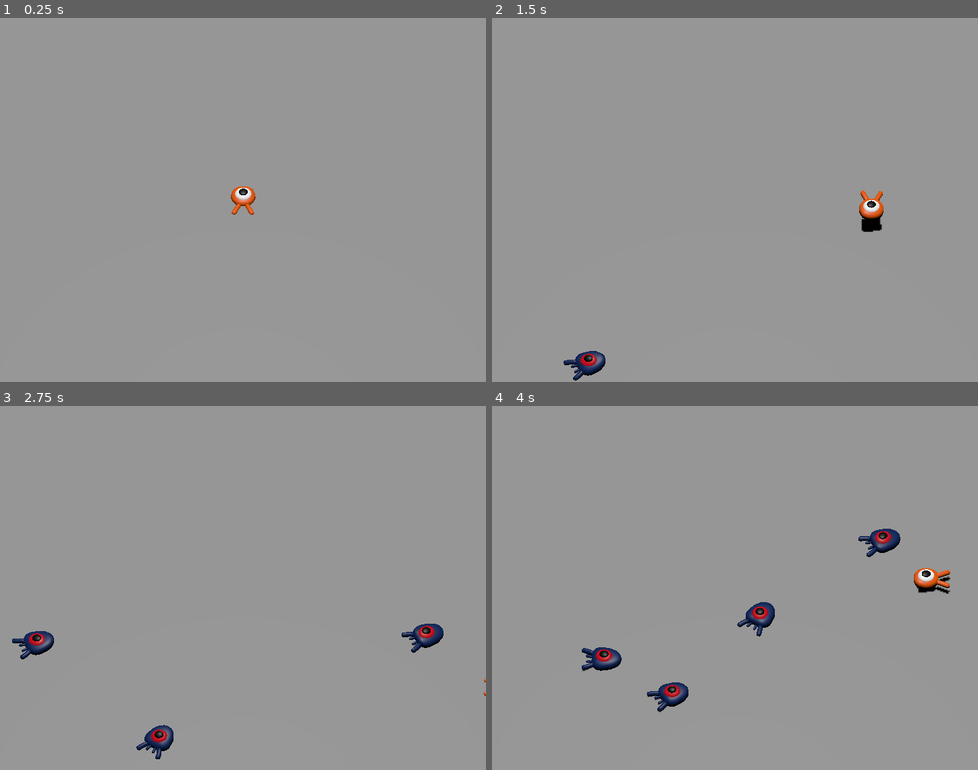
Above: before the commit, frames 1-4 (two rows, left to right).
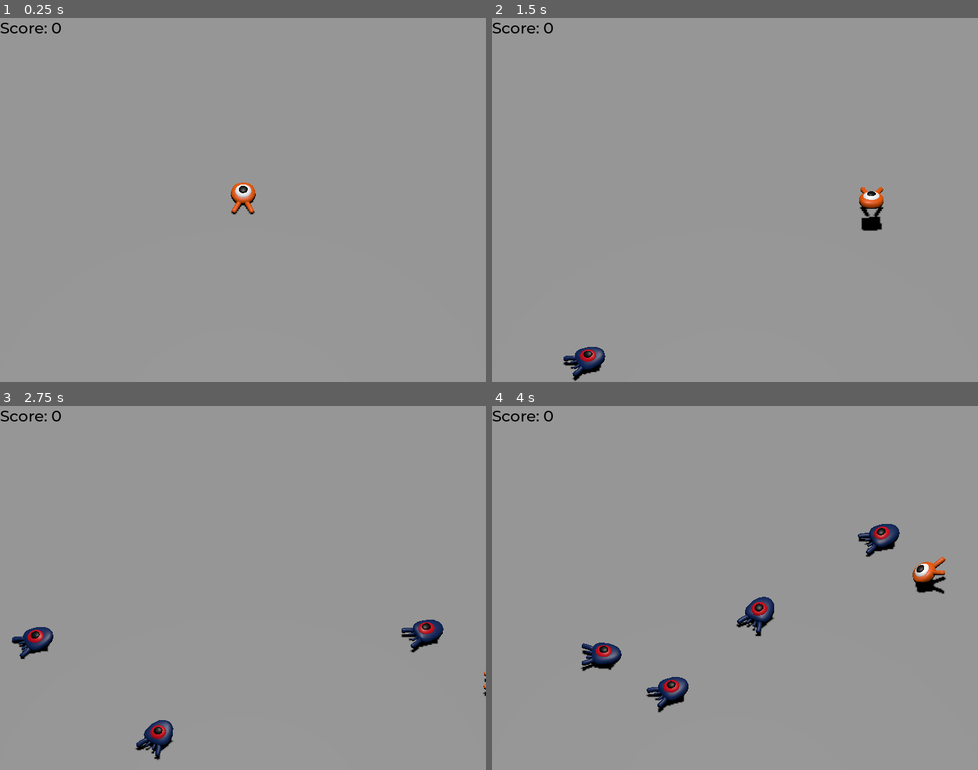
Above: after the commit, the same moments.

Repository: Ethan-Caracoglia/Squash-the-Creeps-EOC
Game: Godot game, scene res://Scenes/main.tscn
Two runs of this game, one before a commit and one after it. Both use one fixed random seed, a clock stepped at 60 frames per second and the inputs below.
Inputs:
- Up to frame 1 (0.25 s): no input
- Up to frame 2 (1.5 s): tap Enter (ui_accept) at 0.5 s; hold D (move_right) 0.53-1.28 s; hold Enter (ui_accept) 0.53-1.28 s; tap Space (jump) at 0.77, 0.8, 1.07, 1.35 s; hold S (move_down) from 1.28 s (still down)
- Up to frame 3 (2.75 s): tap Space (jump) at 1.52, 1.82, 2.3 s; tap Enter (ui_accept) at 1.55 s; release S (move_down) at 2.03 s; hold D (move_right) from 2.03 s (still down); hold Enter (ui_accept) from 2.03 s (still down)
- Up to frame 4 (4 s): release D (move_right) at 2.78 s; release Enter (ui_accept) at 2.78 s; hold Up (move_up) 2.78-3.53 s; tap Enter (ui_accept) at 2.85 s; tap Space (jump) at 3.02, 3.32, 3.6, 3.77 s; hold A (move_left) from 3.53 s (still down)

The runs differ from the first frame. In frame 1, 0.4% of the frame differs, in the area x 0-53%, y 1-55%; in frame 2, 1.0%; in frame 3, 1.4%; in frame 4, 2.4%, in the area x 0-95%, y 1-85%.

Commit message:
Completed the game tutorial

Diff:
--- a/Scenes/main.tscn
+++ b/Scenes/main.tscn
@@ -1,8 +1,10 @@
-[gd_scene load_steps=9 format=3 uid="uid://dbtcmbsnilprt"]
+[gd_scene load_steps=12 format=3 uid="uid://dbtcmbsnilprt"]
 
 [ext_resource type="PackedScene" uid="uid://bm53n76sgdj52" path="res://Scenes/player.tscn" id="1_8v2dy"]
 [ext_resource type="Script" path="res://Scripts/main.gd" id="1_qa580"]
 [ext_resource type="PackedScene" uid="uid://beht2ism1p6r6" path="res://Scenes/mob.tscn" id="2_t2y80"]
+[ext_resource type="FontFile" uid="uid://xkky05dwasph" path="res://fonts/Montserrat-Medium.ttf" id="4_disvo"]
+[ext_resource type="Script" path="res://Scenes/score_label.gd" id="5_3hujs"]
 
 [sub_resource type="BoxShape3D" id="BoxShape3D_hwggg"]
 size = Vector3(60, 2, 60)
@@ -24,6 +26,10 @@
 "tilts": PackedFloat32Array(0, 0, 0, 0, 0)
 }
 point_count = 5
+
+[sub_resource type="Theme" id="Theme_4431r"]
+default_font = ExtResource("4_disvo")
+default_font_size = 23
 
 [node name="main" type="Node"]
 script = ExtResource("1_qa580")
@@ -81,10 +87,54 @@
 curve = SubResource("Curve3D_bft56")
 
 [node name="spawn_location" type="PathFollow3D" parent="spawn_path"]
-transform = Transform3D(-0.999998, 0, 0.00149289, 0, 1, 0, -0.00149289, 0, -0.999998, 22, 0, -22)
+transform = Transform3D(-0.999997, 0, 0.00149289, 0, 1, 0, -0.00149289, 0, -0.999997, 22, 0, -22)
 
 [node name="mob_timer" type="Timer" parent="."]
 wait_time = 0.5
 autostart = true
 
+[node name="user_interface" type="Control" parent="."]
+layout_mode = 3
+anchors_preset = 15
+anchor_right = 1.0
+anchor_bottom = 1.0
+grow_horizontal = 2
+grow_vertical = 2
+theme = SubResource("Theme_4431r")
+
+[node name="score_label" type="Label" parent="user_interface"]
+layout_mode = 0
+offset_right = 40.0
+offset_bottom = 23.0
+theme_override_colors/font_color = Color(0, 0, 0, 1)
+text = "Score: 0"
+script = ExtResource("5_3hujs")
+
+[node name="retry" type="ColorRect" parent="user_interface"]
+layout_mode = 1
+anchors_preset = 15
+anchor_right = 1.0
+anchor_bottom = 1.0
+grow_horizontal = 2
+grow_vertical = 2
+color = Color(0.0627451, 0.0627451, 0.0627451, 0.352941)
+
+[node name="retry_button" type="Label" parent="user_interface/retry"]
+layout_mode = 1
+anchors_preset = 8
+anchor_left = 0.5
+anchor_top = 0.5
+anchor_right = 0.5
+anchor_bottom = 0.5
+offset_left = -146.0
+offset_top = -14.5
+offset_right = 146.0
+offset_bottom = 14.5
+grow_horizontal = 2
+grow_vertical = 2
+text = "Press `ENTER` to restart"
+
+[node name="AudioStreamPlayer" type="AudioStreamPlayer" parent="."]
+
+[connection signal="hit" from="player" to="." method="_on_player_hit"]
 [connection signal="timeout" from="mob_timer" to="." method="_on_mob_timer_timeout"]
--- a/Scenes/mob.tscn
+++ b/Scenes/mob.tscn
@@ -1,10 +1,73 @@
-[gd_scene load_steps=4 format=3 uid="uid://beht2ism1p6r6"]
+[gd_scene load_steps=7 format=3 uid="uid://beht2ism1p6r6"]
 
 [ext_resource type="Script" path="res://Scripts/mob.gd" id="1_kl0ii"]
 [ext_resource type="PackedScene" uid="uid://4dt8w3lykiv3" path="res://art/mob.glb" id="1_u5g7u"]
 
 [sub_resource type="SphereShape3D" id="SphereShape3D_6dlbr"]
 radius = 1.0
+
+[sub_resource type="Animation" id="Animation_t5vrg"]
+resource_name = "float"
+length = 1.2
+loop_mode = 1
+tracks/0/type = "value"
+tracks/0/imported = false
+tracks/0/enabled = true
+tracks/0/path = NodePath("pivot/character:position")
+tracks/0/interp = 1
+tracks/0/loop_wrap = true
+tracks/0/keys = {
+"times": PackedFloat32Array(0.3, 0.7, 1.2),
+"transitions": PackedFloat32Array(0.420448, 2, 1),
+"update": 0,
+"values": [Vector3(0, 0, 0), Vector3(0, 0.65, 0), Vector3(0, 0.35, 0)]
+}
+tracks/1/type = "value"
+tracks/1/imported = false
+tracks/1/enabled = true
+tracks/1/path = NodePath("pivot/character:rotation")
+tracks/1/interp = 1
+tracks/1/loop_wrap = true
+tracks/1/keys = {
+"times": PackedFloat32Array(0.1, 0.5, 1.2),
+"transitions": PackedFloat32Array(0.420448, 2, 1),
+"update": 0,
+"values": [Vector3(0, 0, 0), Vector3(0.139626, 0, 0), Vector3(-0.15708, 0, 0)]
+}
+
+[sub_resource type="Animation" id="Animation_47moi"]
+resource_name = "RESET"
+length = 1.2
+tracks/0/type = "value"
+tracks/0/imported = false
+tracks/0/enabled = true
+tracks/0/path = NodePath("pivot/character:position")
+tracks/0/interp = 1
+tracks/0/loop_wrap = true
+tracks/0/keys = {
+"times": PackedFloat32Array(0),
+"transitions": PackedFloat32Array(1),
+"update": 0,
+"values": [Vector3(0, 0.4875, 0)]
+}
+tracks/1/type = "value"
+tracks/1/imported = false
+tracks/1/enabled = true
+tracks/1/path = NodePath("pivot/character:rotation")
+tracks/1/interp = 1
+tracks/1/loop_wrap = true
+tracks/1/keys = {
+"times": PackedFloat32Array(0),
+"transitions": PackedFloat32Array(1),
+"update": 0,
+"values": [Vector3(0.0426636, 0, 0)]
+}
+
+[sub_resource type="AnimationLibrary" id="AnimationLibrary_qoo5u"]
+_data = {
+"RESET": SubResource("Animation_47moi"),
+"float": SubResource("Animation_t5vrg")
+}
 
 [node name="mob" type="CharacterBody3D" groups=["mob"]]
 collision_layer = 2
@@ -13,7 +76,8 @@
 
 [node name="pivot" type="Node3D" parent="."]
 
-[node name="mob_body" parent="pivot" instance=ExtResource("1_u5g7u")]
+[node name="character" parent="pivot" instance=ExtResource("1_u5g7u")]
+transform = Transform3D(1, 0, 0, 0, 0.99909, -0.0426507, 0, 0.0426507, 0.99909, 0, 0.4875, 0)
 
 [node name="CollisionShape3D" type="CollisionShape3D" parent="."]
 transform = Transform3D(1, 0, 0, 0, 1, 0, 0, 0, 1, 0, 1, 0)
@@ -21,4 +85,10 @@
 
 [node name="VisibleOnScreenNotifier3D" type="VisibleOnScreenNotifier3D" parent="."]
 
+[node name="AnimationPlayer" type="AnimationPlayer" parent="."]
+libraries = {
+"": SubResource("AnimationLibrary_qoo5u")
+}
+autoplay = "float"
+
 [connection signal="screen_exited" from="VisibleOnScreenNotifier3D" to="." method="_on_visible_on_screen_notifier_3d_screen_exited"]
--- /dev/null
+++ b/Scenes/music_player.tscn
@@ -0,0 +1,7 @@
+[gd_scene load_steps=2 format=3 uid="uid://c6xove8lsdgvb"]
+
+[ext_resource type="AudioStream" uid="uid://gnnn8df88mr0" path="res://art/House In a Forest Loop.ogg" id="1_ps5ox"]
+
+[node name="music_player" type="AudioStreamPlayer"]
+stream = ExtResource("1_ps5ox")
+autoplay = true
--- a/Scenes/player.tscn
+++ b/Scenes/player.tscn
@@ -6,14 +6,99 @@
 [sub_resource type="SphereShape3D" id="SphereShape3D_j3ery"]
 radius = 1.0
 
+[sub_resource type="CylinderShape3D" id="CylinderShape3D_bbebu"]
+height = 0.4
+radius = 1.14487
+
+[sub_resource type="Animation" id="Animation_u7xfu"]
+resource_name = "RESET"
+length = 1.2
+tracks/0/type = "value"
+tracks/0/imported = false
+tracks/0/enabled = true
+tracks/0/path = NodePath("pivot/character:position")
+tracks/0/interp = 1
+tracks/0/loop_wrap = true
+tracks/0/keys = {
+"times": PackedFloat32Array(0),
+"transitions": PackedFloat32Array(1),
+"update": 0,
+"values": [Vector3(0, 0, 0)]
+}
+tracks/1/type = "value"
+tracks/1/imported = false
+tracks/1/enabled = true
+tracks/1/path = NodePath("pivot/character:rotation")
+tracks/1/interp = 1
+tracks/1/loop_wrap = true
+tracks/1/keys = {
+"times": PackedFloat32Array(0),
+"transitions": PackedFloat32Array(1),
+"update": 0,
+"values": [Vector3(0, 0, 0)]
+}
+
+[sub_resource type="Animation" id="Animation_lya2a"]
+resource_name = "float"
+length = 1.2
+loop_mode = 1
+tracks/0/type = "value"
+tracks/0/imported = false
+tracks/0/enabled = true
+tracks/0/path = NodePath("pivot/character:position")
+tracks/0/interp = 1
+tracks/0/loop_wrap = true
+tracks/0/keys = {
+"times": PackedFloat32Array(0.3, 0.7, 1.2),
+"transitions": PackedFloat32Array(0.420448, 2, 1),
+"update": 0,
+"values": [Vector3(0, 0, 0), Vector3(0, 0.65, 0), Vector3(0, 0.35, 0)]
+}
+tracks/1/type = "value"
+tracks/1/imported = false
+tracks/1/enabled = true
+tracks/1/path = NodePath("pivot/character:rotation")
+tracks/1/interp = 1
+tracks/1/loop_wrap = true
+tracks/1/keys = {
+"times": PackedFloat32Array(0.1, 0.5, 1.2),
+"transitions": PackedFloat32Array(0.420448, 2, 1),
+"update": 0,
+"values": [Vector3(0, 0, 0), Vector3(0.139626, 0, 0), Vector3(-0.15708, 0, 0)]
+}
+
+[sub_resource type="AnimationLibrary" id="AnimationLibrary_20tj0"]
+_data = {
+"RESET": SubResource("Animation_u7xfu"),
+"float": SubResource("Animation_lya2a")
+}
+
 [node name="player" type="CharacterBody3D"]
 collision_mask = 6
 script = ExtResource("1_y8tg4")
 
 [node name="player_collider" type="CollisionShape3D" parent="."]
-transform = Transform3D(1, 0, 0, 0, 1, 0, 0, 0, 1, 0, 1, 0)
+transform = Transform3D(1, 0, 0, 0, 1, 0, 0, 0, 1, 0, 0.664409, 0)
 shape = SubResource("SphereShape3D_j3ery")
 
 [node name="pivot" type="Node3D" parent="."]
 
-[node name="player" parent="pivot" instance=ExtResource("1_ekxxp")]
+[node name="character" parent="pivot" instance=ExtResource("1_ekxxp")]
+
+[node name="enemy_detector" type="Area3D" parent="."]
+transform = Transform3D(1, 0, 0, 0, 1, 0, 0, 0, 1, 0, 0.242583, 0)
+collision_layer = 0
+collision_mask = 2
+monitorable = false
+
+[node name="CollisionShape3D" type="CollisionShape3D" parent="enemy_detector"]
+transform = Transform3D(1, 0, 0, 0, 1, 0, 0, 0, 1, 0, 0.5, 0)
+shape = SubResource("CylinderShape3D_bbebu")
+
+[node name="AnimationPlayer" type="AnimationPlayer" parent="."]
+libraries = {
+"": SubResource("AnimationLibrary_20tj0")
+}
+autoplay = "float"
+
+[connection signal="body_entered" from="enemy_detector" to="." method="_on_enemy_detector_body_entered"]
--- /dev/null
+++ b/Scenes/score_label.gd
@@ -0,0 +1,7 @@
+extends Label
+
+var score = 0
+
+func _on_mob_squashed():
+	score += 1
+	text = "Score: %s" % score
--- a/Scripts/main.gd
+++ b/Scripts/main.gd
@@ -1,7 +1,10 @@
 extends Node
 
 @export var mob_scene: PackedScene
+@onready var retry_overlay = $user_interface/retry
 
+func _ready():
+	retry_overlay.hide()
 
 func _on_mob_timer_timeout():
 	# Create a new instance of a mob scene
@@ -16,3 +19,16 @@
 
 	# Spawn the mob by adding it to the main node
 	add_child(mob)
+
+	mob.squashed.connect($user_interface/score_label._on_mob_squashed.bind())
+
+
+func _on_player_hit():
+	$mob_timer.stop()
+
+	retry_overlay.show()
+
+func _unhandled_input(event):
+	if event.is_action_pressed("ui_accept") and retry_overlay.visible:
+		# Restart the current scene
+		get_tree().reload_current_scene()
--- a/Scripts/mob.gd
+++ b/Scripts/mob.gd
@@ -22,6 +22,8 @@
 	velocity = Vector3.FORWARD * random_speed
 	# Rotate the velocity vector by the rotation of the object
 	velocity = velocity.rotated(Vector3.UP, rotation.y)
+	# Change the speed of the animation based on the speed of the mob
+	$AnimationPlayer.speed_scale = random_speed / min_speed
 
 func _on_visible_on_screen_notifier_3d_screen_exited():
 	queue_free()
--- a/Scripts/player.gd
+++ b/Scripts/player.gd
@@ -8,6 +8,8 @@
 @export var jump_impulse = 20
 ## Impulse variable for bouncing off of the enemies when you jump on them
 @export var bounce_impulse = 15
+## A signal that emmits when the player gets hit
+signal hit
 ## Player desired velocity
 var target_velocity = Vector3.ZERO
 
@@ -30,6 +32,10 @@
 		direction = direction.normalized()
 		# Point the player towards the movement direction
 		$pivot.basis = Basis.looking_at(direction)
+
+		$AnimationPlayer.speed_scale = 4
+	else:
+		$AnimationPlayer.speed_scale = 1
 
 	# Calculate Ground Velocity
 	target_velocity.x = direction.x * speed
@@ -64,3 +70,12 @@
 	# Moving the Character
 	velocity = target_velocity
 	move_and_slide()
+
+	$pivot.rotation.x = PI / 6 * velocity.y / jump_impulse
+
+func die():
+	hit.emit()
+	queue_free()
+
+func _on_enemy_detector_body_entered(body):
+	die()
--- a/project.godot
+++ b/project.godot
@@ -14,6 +14,10 @@
 run/main_scene="res://Scenes/main.tscn"
 config/features=PackedStringArray("4.2")
 config/icon="res://icon.png"
+
+[autoload]
+
+MusicPlayer="*res://Scenes/music_player.tscn"
 
 [display]
 
Not shown: 1 places in Scenes/player.tscn that only renumber resources
